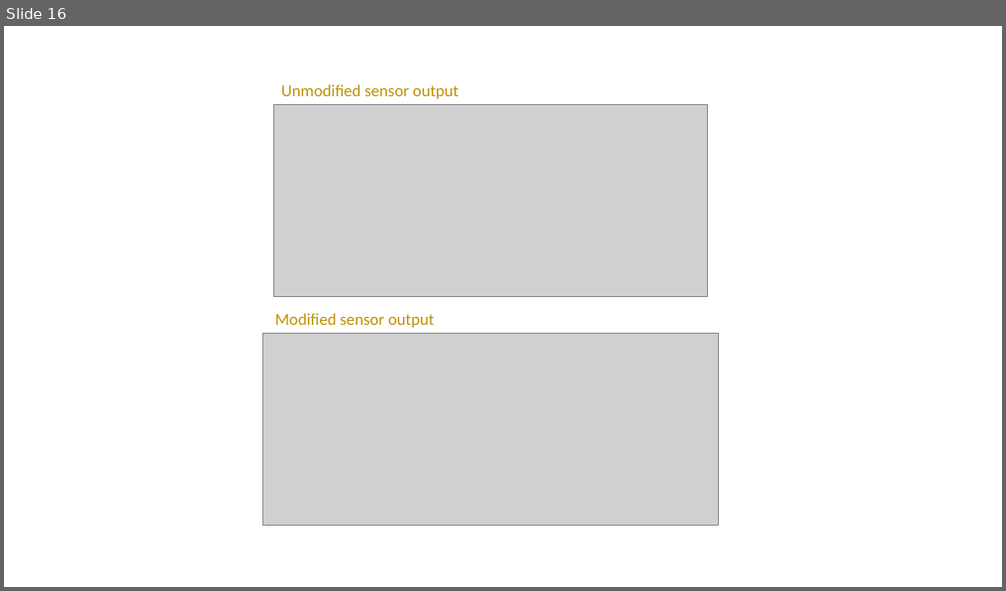
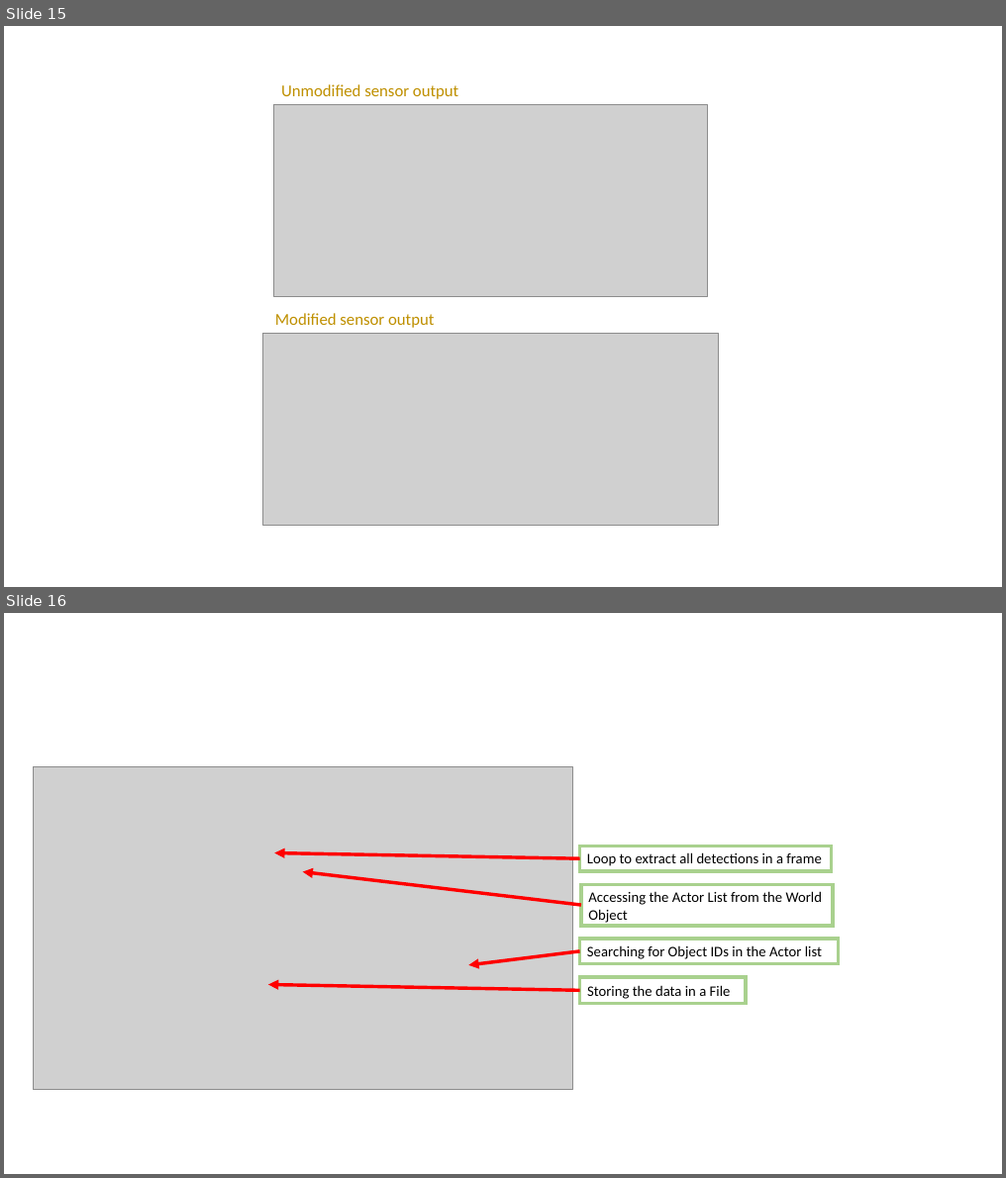
Before and after one commit to Frederick005/Research_Thesis, a slide deck: Report/diagrams.pptx. Shown one above the other, each under a label of ours: slide 16 before the commit, slides 15 and 16 after it. The pictures are 1006x591 and 1006x1178 pixels, drawn with LibreOffice and Linux fonts; fonts in the diff are those of the drawing; grey boxes stand for pictures. Boxes give left, top, right and bottom in pixels: in the first picture for what was removed or moved away, otherwise in the second. Text is boxed around its words. In the diff, an @@ line names an element or a change of style, - is before the commit and + after.

```diff
--- a/Report/diagrams.pptx
+++ b/Report/diagrams.pptx
@@ slide 16 added at bbox=[4, 613, 1002, 1174], background #FFFFFF @@
@@ picture added at bbox=[33, 766, 573, 1090] @@
@@ rectangle added at bbox=[580, 847, 832, 872], outline #A9D18E 3.5 pt @@
@@ arrow added from (580, 859) to (274, 854), #FF0000 3.25 pt @@
@@ arrow added from (581, 905) to (303, 872), #FF0000 3.25 pt @@
@@ text added at bbox=[587, 853, 821, 866], 14 pt, text #000000 @@
+Loop to extract all detections in a frame
@@ rectangle added at bbox=[581, 884, 833, 926], outline #A9D18E 3.5 pt @@
@@ text added at bbox=[588, 891, 822, 923], 14 pt, text #000000 @@
+Accessing the Actor List from the World Object
@@ rectangle added at bbox=[580, 939, 838, 964], outline #A9D18E 3.5 pt @@
@@ arrow added from (580, 952) to (469, 965), #FF0000 3.25 pt @@
@@ text added at bbox=[587, 946, 822, 959], 14 pt, text #000000 @@
+Searching for Object IDs in the Actor list
@@ arrow added from (580, 990) to (268, 985), #FF0000 3.25 pt @@
@@ rectangle added at bbox=[580, 977, 746, 1004], outline #A9D18E 3.5 pt @@
@@ text added at bbox=[587, 985, 731, 999], 14 pt, text #000000 @@
+Storing the data in a File
@@ what was slide 16 is now slide 15 @@
```
Also in this commit, not shown: 1 slide changed, 2 other slides added, 2 slides removed, 2 other files.
